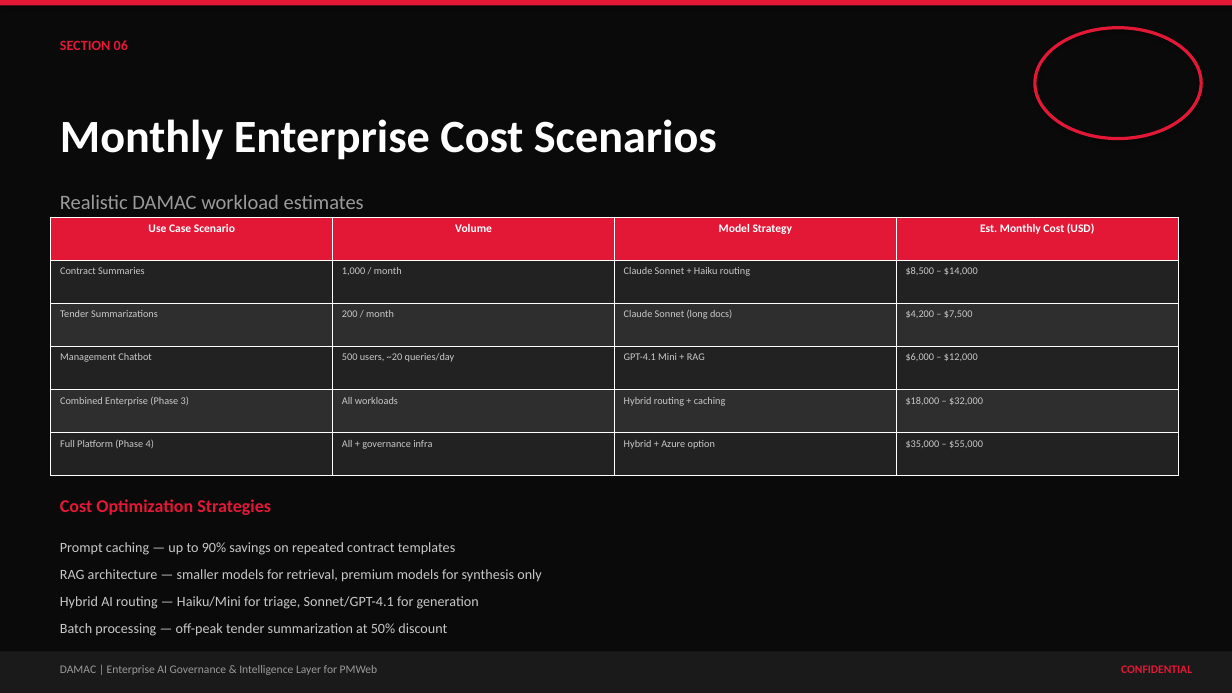
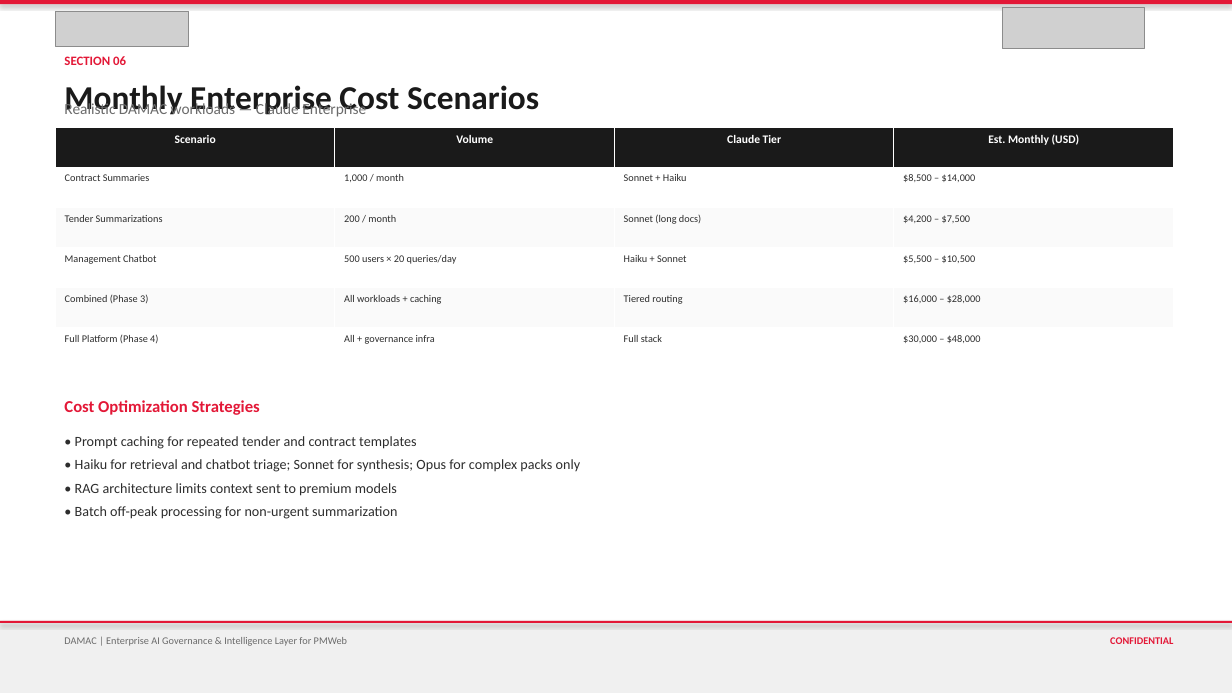
Before and after one commit to vishnushankar9024/procurehubibi, a slide deck: slide 23 of output/DAMAC_PMWeb_AI_Governance_Intelligence_Layer.pptx. Drawn at 1232x693 pixels with LibreOffice and Linux fonts; fonts in the diff are those of the drawing; grey boxes stand for pictures. Boxes give left, top, right and bottom in pixels: in the first picture for what was removed or moved away, otherwise in the second. Text is boxed around its words. In the diff, an @@ line names an element or a change of style, - is before the commit and + after.

```diff
--- a/output/DAMAC_PMWeb_AI_Governance_Intelligence_Layer.pptx
+++ b/output/DAMAC_PMWeb_AI_Governance_Intelligence_Layer.pptx
@@ background #0A0A0A to #FFFFFF @@
@@ picture added at bbox=[55, 11, 189, 46] @@
@@ picture added at bbox=[1003, 7, 1145, 48] @@
@@ ellipse removed at bbox=[1035, 28, 1202, 139] @@
@@ text "SECTION 06": place and size @@
-text "SECTION 06" at bbox=[60, 40, 128, 50]
+text "SECTION 06" at bbox=[64, 56, 126, 65]
@@ text "SECTION 06" at bbox=[64, 56, 126, 65]: size 11 to 10 pt @@
@@ text "Monthly Enterprise Cost Scenarios": place and size @@
-text "Monthly Enterprise Cost Scenarios" at bbox=[60, 119, 717, 160]
+text "Monthly Enterprise Cost Scenarios" at bbox=[64, 85, 539, 115]
@@ text "Monthly Enterprise Cost Scenarios" at bbox=[64, 85, 539, 115]: size 36 to 26 pt, text colour #FFFFFF to #1A1A1A @@
@@ text added at bbox=[64, 101, 366, 117], 12 pt, text #6B6B6B @@
+Realistic DAMAC workloads — Claude Enterprise
@@ table at bbox=[55, 128, 1172, 368] @@
-row 1: Use Case Scenario | Volume | Model Strategy | Est. Monthly Cost (USD)
+row 1: Scenario | Volume | Claude Tier | Est. Monthly (USD)
-row 2, column 3: Claude Sonnet + Haiku routing
+row 2, column 3: Sonnet + Haiku
-row 3, column 3: Claude Sonnet (long docs)
+row 3, column 3: Sonnet (long docs)
-row 4: Management Chatbot | 500 users, ~20 queries/day | GPT-4.1 Mini + RAG | $6,000 – $12,000
+row 4: Management Chatbot | 500 users × 20 queries/day | Haiku + Sonnet | $5,500 – $10,500
-row 5: Combined Enterprise (Phase 3) | All workloads | Hybrid routing + caching | $18,000 – $32,000
+row 5: Combined (Phase 3) | All workloads + caching | Tiered routing | $16,000 – $28,000
-row 6, column 3: Hybrid + Azure option
+row 6, column 3: Full stack
-row 6, column 4: $35,000 – $55,000
+row 6, column 4: $30,000 – $48,000
@@ fill #E31837 to #1A1A1A in row 1 @@
@@ fill #222222 to #FFFFFF in 12 cells @@
@@ fill #2E2E2E to #FAFAFA in 8 cells @@
@@ text colour #C8C8C8 to #2D2D2D in "Contract Summaries", "1,000 / month", "$8,500 – $14,000", "Tender Summarizations" and 5 more places @@
@@ table: place and size @@
-table at bbox=[51, 217, 1178, 476]
+table at bbox=[55, 128, 1172, 368]
@@ text removed at bbox=[60, 195, 364, 209] @@
-Realistic DAMAC workload estimates
@@ text "Cost Optimization Strategies": place and size @@
-text "Cost Optimization Strategies" at bbox=[60, 499, 271, 515]
+text "Cost Optimization Strategies" at bbox=[64, 400, 260, 415]
@@ text "Cost Optimization Strategies" at bbox=[64, 400, 260, 415]: size 14 to 13 pt @@
@@ text added at bbox=[75, 436, 581, 519], 11 pt, text #2D2D2D @@
+• Prompt caching for repeated tender and contract templates
+• Haiku for retrieval and chatbot triage; Sonnet for synthesis; Opus for complex packs only
+• RAG architecture limits context sent to premium models
+• Batch off-peak processing for non-urgent summarization
@@ text removed at bbox=[60, 542, 541, 636] @@
-Prompt caching — up to 90% savings on repeated contract templates
-RAG architecture — smaller models for retrieval, premium models for synthesis only
-Hybrid AI routing — Haiku/Mini for triage, Sonnet/GPT-4.1 for generation
-Batch processing — off-peak tender summarization at 50% discount
@@ rectangle: place and size @@
-rectangle at bbox=[0, 652, 1232, 693]
+rectangle at bbox=[0, 621, 1232, 693]
@@ rectangle at bbox=[0, 621, 1232, 693]: fill #1A1A1A to #F0F0F0 @@
@@ rectangle added at bbox=[0, 621, 1232, 623], fill #E31837 @@
@@ text "DAMAC | Enterprise AI Governance ...": place and size @@
-text "DAMAC | Enterprise AI Governance ..." at bbox=[60, 665, 378, 675]
+text "DAMAC | Enterprise AI Governance ..." at bbox=[64, 637, 347, 646]
@@ text "DAMAC | Enterprise AI Governance ..." at bbox=[64, 637, 347, 646]: size 9 to 8 pt, text colour #9A9A9A to #6B6B6B @@
@@ text "CONFIDENTIAL": place and size @@
-text "CONFIDENTIAL" at bbox=[1121, 665, 1192, 673]
+text "CONFIDENTIAL" at bbox=[1110, 637, 1173, 644]
@@ text "CONFIDENTIAL" at bbox=[1110, 637, 1173, 644]: size 9 to 8 pt @@
```
Also in this commit, not shown: 33 other slides changed, 1 slide added, 1 slide removed, 5 other files.
